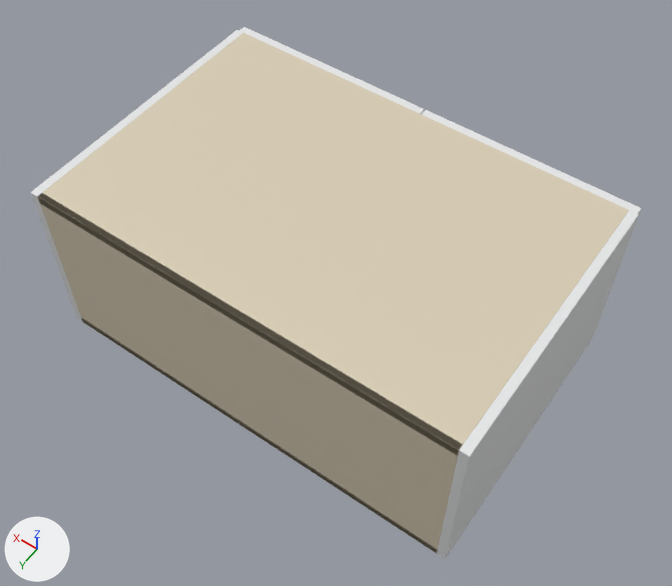
Before and after pictures for a commit that changed the glTF model storefront/public/cabinet-inventory/models/oppein-ply-ssw-w361524.glb.
Before and after are seen from a camera (50 mm lens) standing at (-0.218, 0.639, 1.593) and looking at (0.433, -0.273, 0.16). Every picture has the same lights, and +X, +Y and +Z are marked at lower left. The first picture is the older version. Where no turn or scale is listed for an object, it has been applied to the vertices.

Before the edit, the objects in view are built like this:
```python
me_cube_002 = bpy.data.meshes.new('Cube.002')
me_cube_002.from_pydata(...)  # 56 vertices, 108 faces; spans x -0.439..0.439, y -0.006..0.006, z -0.191..0.191
me_cube_002.materials.append(mat_cabinet_interior___visual_interpretation)  # beige #daceb6
me_cube_003 = bpy.data.meshes.new('Cube.003')
me_cube_003.from_pydata(...)  # 56 vertices, 108 faces; spans x -0.439..0.439, y -0.293..0.293, z -0.009..0.009
me_cube_003.materials.append(mat_cabinet_interior___visual_interpretation)  # beige #daceb6
me_cube_004 = bpy.data.meshes.new('Cube.004')
me_cube_004.from_pydata(...)  # 56 vertices, 108 faces; spans x -0.439..0.439, y -0.293..0.293, z -0.009..0.009
me_cube_004.materials.append(mat_cabinet_interior___visual_interpretation)  # beige #daceb6
me_door_001 = bpy.data.meshes.new('Door.001')
me_door_001.from_pydata(...)  # 112 vertices, 220 faces; spans x 0.459..0.911, y -0.606..-0.586, z 0.003..0.378
me_door_001.materials.append(mat_supplier_finish___white_slim_shaker)  # white #eaebec
ob_cabinet_back = bpy.data.objects.new('Cabinet back', me_cube_002)
ob_cabinet_back.location = (0.457, -0.006, 0.191)
ob_cabinet_bottom = bpy.data.objects.new('Cabinet bottom', me_cube_003)
ob_cabinet_bottom.location = (0.457, -0.293, 0.009)
ob_cabinet_top = bpy.data.objects.new('Cabinet top', me_cube_004)
ob_cabinet_top.location = (0.457, -0.293, 0.372)
ob_door_001 = bpy.data.objects.new('Door.001', me_door_001)
ob_door_001.location = (0.0, 0.0, 0.0)
# also in view: 'Door' at (0.229, -0.596, 0.19); 'Cabinet side' at (0.009, -0.293, 0.191); 'Cabinet side.001' at (0.905, -0.293, 0.191)
```
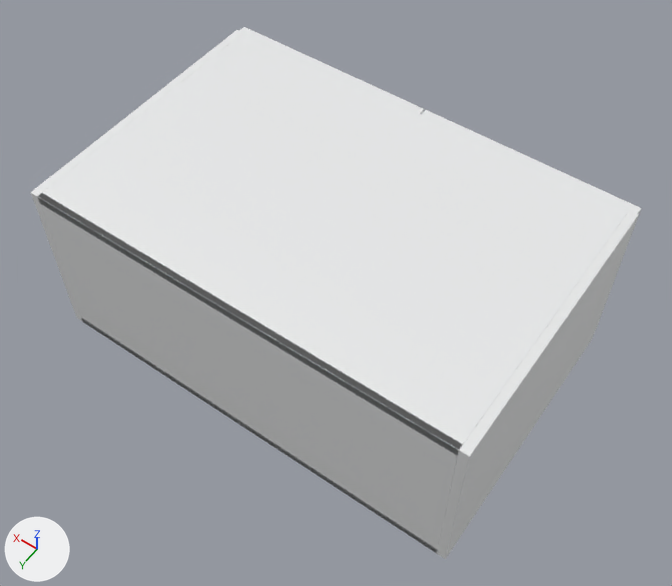
Where the change shows, as pixel boxes (x1, y1, x2, y2) in the pictures (672 x 586 px):
```json
{"object": "Cabinet top", "change": "recoloured", "before": [38, 33, 629, 455], "after": [38, 33, 629, 455], "on screen": "beige to white"}
{"object": "Cabinet back", "change": "recoloured", "before": [38, 193, 463, 552], "after": [38, 193, 463, 552], "on screen": "beige to white"}
{"object": "Cabinet bottom", "change": "recoloured", "before": [82, 318, 437, 553], "after": [82, 318, 437, 553]}
```

The change, as JSON lines over the scene's bpy script:
```json
{"op": "add", "block": "mat_white_cabinet_carcass", "code": ["mat_white_cabinet_carcass = principled_material('White cabinet carcass')", "mat_white_cabinet_carcass.base_color = (0.82, 0.83, 0.835)  # white #eaebec", "mat_white_cabinet_carcass.roughness = 0.48"]}
{"block": "me_cube_002", "where": "me_cube_002.from_pydata(...)  # 56 vertices, 108 faces; spans x -0.439..0.439, y -0.006..0.006, z -0.191..0.191"}
{"op": "remove", "block": "me_cube_002", "code": "me_cube_002.materials.append(mat_cabinet_interior___visual_interpretation)  # beige #daceb6"}
{"op": "add", "block": "me_cube_002", "code": "me_cube_002.materials.append(mat_white_cabinet_carcass)  # white #eaebec"}
{"block": "me_cube_003", "where": "me_cube_003.from_pydata(...)  # 56 vertices, 108 faces; spans x -0.439..0.439, y -0.293..0.293, z -0.009..0.009"}
{"op": "remove", "block": "me_cube_003", "code": "me_cube_003.materials.append(mat_cabinet_interior___visual_interpretation)  # beige #daceb6"}
{"op": "add", "block": "me_cube_003", "code": "me_cube_003.materials.append(mat_white_cabinet_carcass)  # white #eaebec"}
{"block": "me_cube_004", "where": "me_cube_004.from_pydata(...)  # 56 vertices, 108 faces; spans x -0.439..0.439, y -0.293..0.293, z -0.009..0.009"}
{"op": "remove", "block": "me_cube_004", "code": "me_cube_004.materials.append(mat_cabinet_interior___visual_interpretation)  # beige #daceb6"}
{"op": "add", "block": "me_cube_004", "code": "me_cube_004.materials.append(mat_white_cabinet_carcass)  # white #eaebec"}
```
